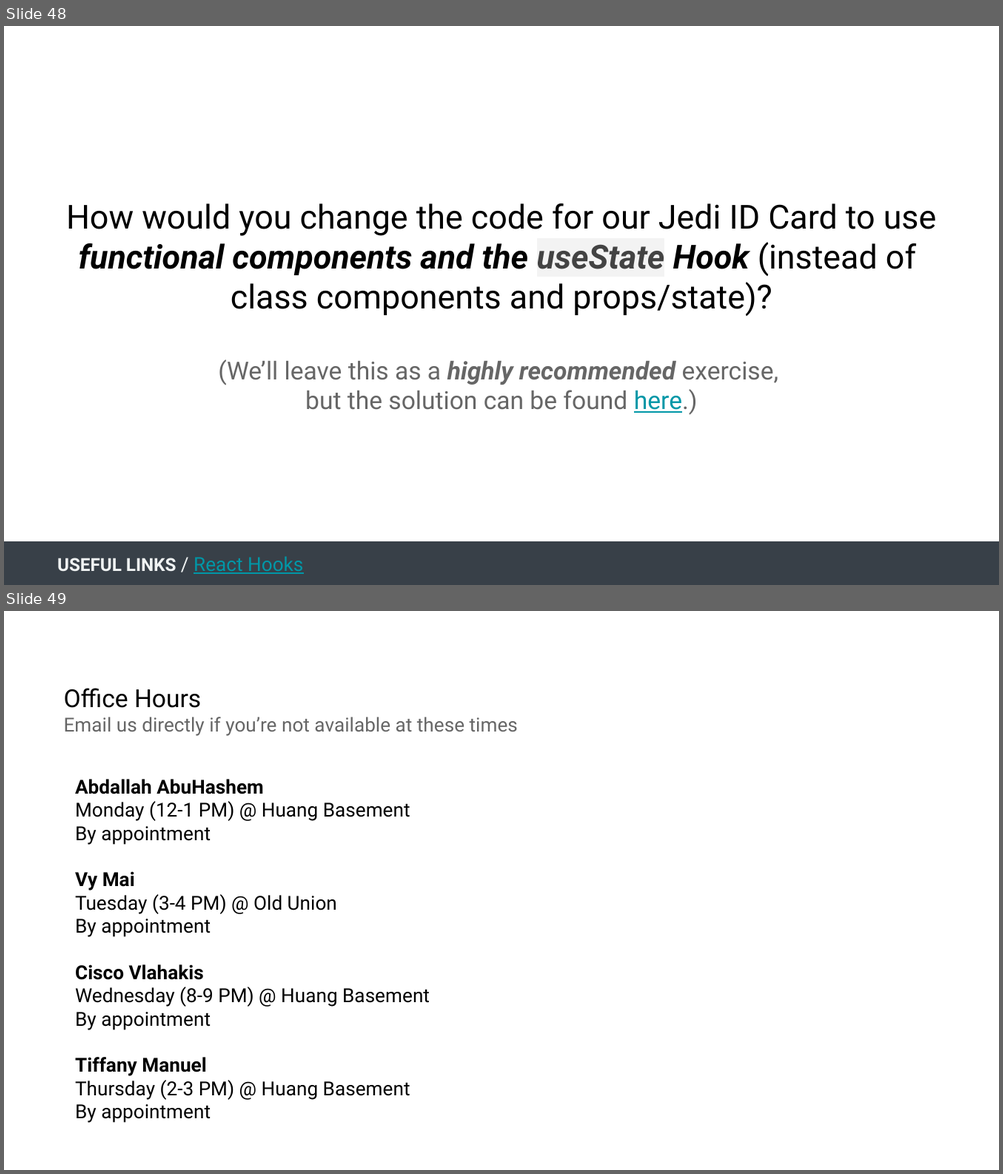
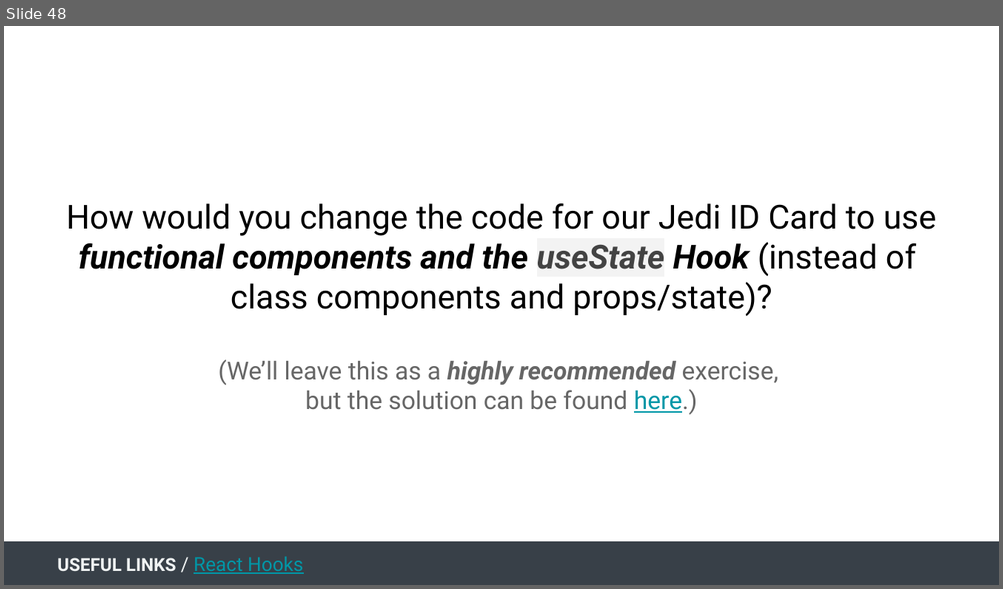
Before and after one commit to stanford-cs47/React-Native-Lectures, a slide deck: pptx-lectures/Lecture 2B.pptx. Shown one above the other, each under a label of ours: slides 48 and 49 before the commit, slide 48 after it. The pictures are 1003x1174 and 1003x589 pixels, drawn with LibreOffice and Linux fonts; fonts in the diff are those of the drawing. Boxes give left, top, right and bottom in pixels: in the first picture for what was removed or moved away, otherwise in the second. Text is boxed around its words. In the diff, an @@ line names an element or a change of style, - is before the commit and + after.

```diff
--- a/pptx-lectures/Lecture 2B.pptx
+++ b/pptx-lectures/Lecture 2B.pptx
@@ slide 49 removed at (4,611,999,1170), background #FFFFFF @@
@@ text removed at (64,688,518,736) @@
-Office Hours
-Email us directly if you’re not available at these times
@@ text removed at (75,779,430,1123) @@
-Abdallah AbuHashem
-Monday (12-1 PM) @ Huang Basement
-By appointment
-Vy Mai
-Tuesday (3-4 PM) @ Old Union
-By appointment
-Cisco Vlahakis
-Wednesday (8-9 PM) @ Huang Basement
-By appointment
-Tiffany Manuel
-Thursday (2-3 PM) @ Huang Basement
-By appointment
```
Also in this commit, not shown: 2 slides changed, 7 other files.
